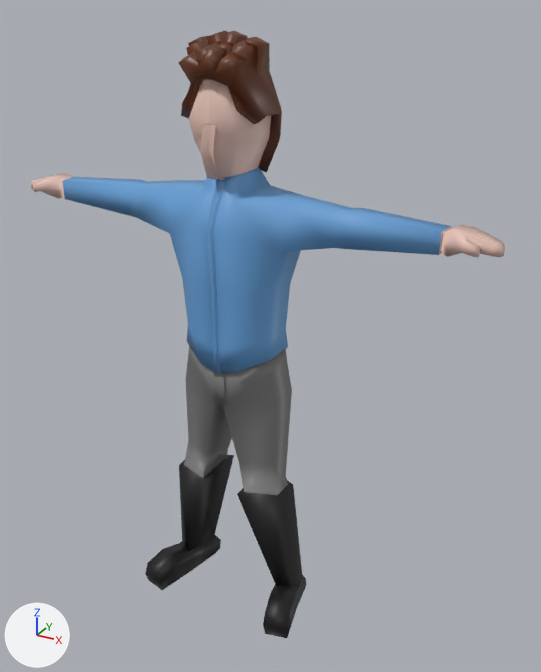
One commit to the FBX model Assets/Models/LowPolyCharacter-HanSolo.fbx: the scene before it, then after it.
The view is the same before and after, from a 50 mm camera at (1.148, -1.991, 1.937) aimed at (0.097, -0.08, 0.981). The axes (+X, +Y, +Z) are drawn at lower left. The lights are the same throughout. Vertices at the same position are counted once.

Objects in the first picture: 'Body', 'Hair'.
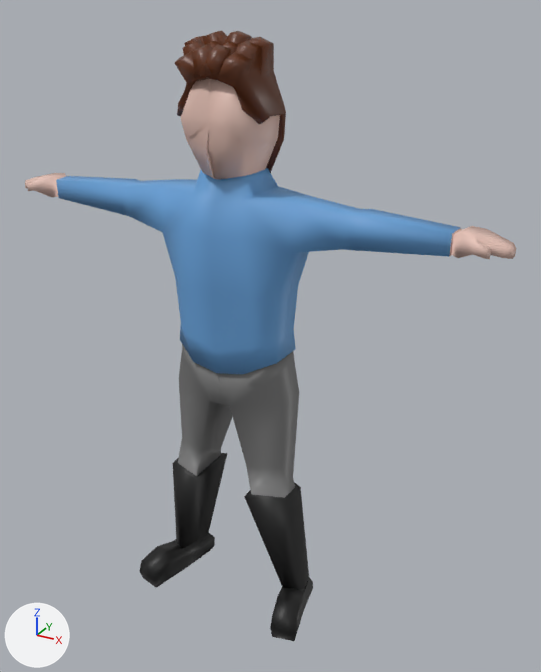
Pixel boxes [x1, y1, x2, y2] of what changed, in the pictures (541 x 672 px; the box of a moved part takes in the faces that stretch with it):
'Body', reshaped
    before: [31, 79, 505, 638]
    after: [25, 79, 516, 641]
'Hair', reshaped (8% wider)
    before: [179, 31, 282, 173]
    after: [175, 31, 286, 173]
part 1 of me_cube_002, rebuilt
    before: [31, 80, 234, 590]
    after: [25, 79, 516, 641]
part 2 of me_cube_002, deleted
    before: [200, 79, 505, 638]
part 3 of me_cube_003, moved or reshaped
    before: [197, 31, 282, 173]
    after: [204, 31, 286, 173]
part 4 of me_cube_003, moved or reshaped
    before: [179, 31, 227, 119]
    after: [175, 31, 228, 117]

What the commit changed:
me_cube_002 is used by ob_body; location (0.0, 0.0, 0.0).
me_cube_002 had 415 vertices, 376 faces and spanned x -0.79..0.79, y -0.34..0.02, z 0.01..1.79.
me_cube_002 now has 342 vertices, 336 faces and spans x -0.82..0.82, y -0.34..0.02, z 0.01..1.79.
me_cube_002 part 1: the loose piece of 209 vertices spanning x -0.79..0.02, y -0.34..0.02, z 0.01..1.79 is rebuilt with 342 vertices and now spans x -0.82..0.82, y -0.34..0.02, z 0.01..1.79.
me_cube_002 part 2: the loose piece of 206 vertices spanning x -0.02..0.79, y -0.34..0.02, z 0.01..1.79 is deleted.
me_cube_003 has 216 vertices, 212 faces and spans x -0.134..0.134, y -0.264..0.036, z 1.476..1.879.
me_cube_003 is used by ob_hair; location (0.0, 0.0, 0.0).
me_cube_003 part 3: the loose piece of 108 vertices spanning x -0.041..0.134, y -0.264..0.036, z 1.476..1.879 is moved by (0.013, 0.0, 0.0).
me_cube_003 part 4: the loose piece of 108 vertices spanning x -0.134..0.041, y -0.264..0.036, z 1.476..1.879 is moved by (-0.013, 0.0, 0.0).
